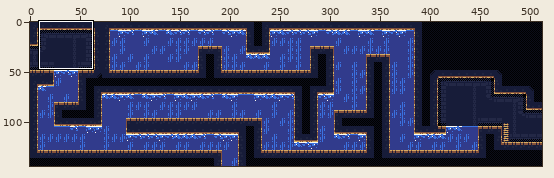
Sprite sheet, stored at client/levels/World2/png/Screen_17.png. The first picture is a wide view before the edit; the outline marks the close-up.
Close-up. As it was:
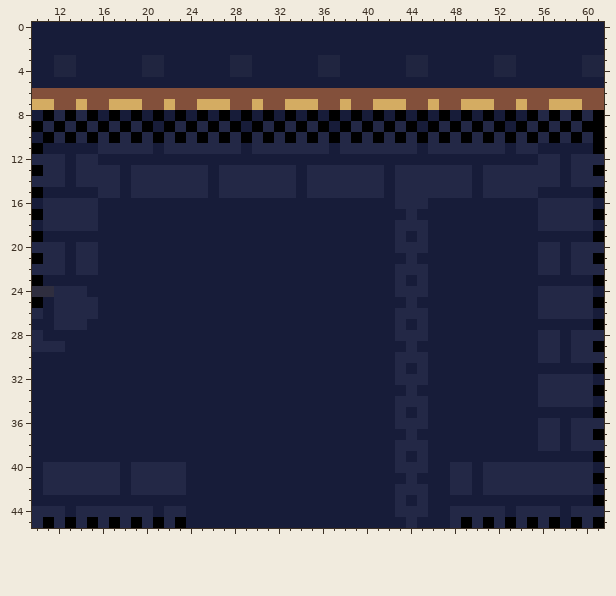
The file is 512x144 pixels. Shown: x 10..61, y 0..45.
After the commit:
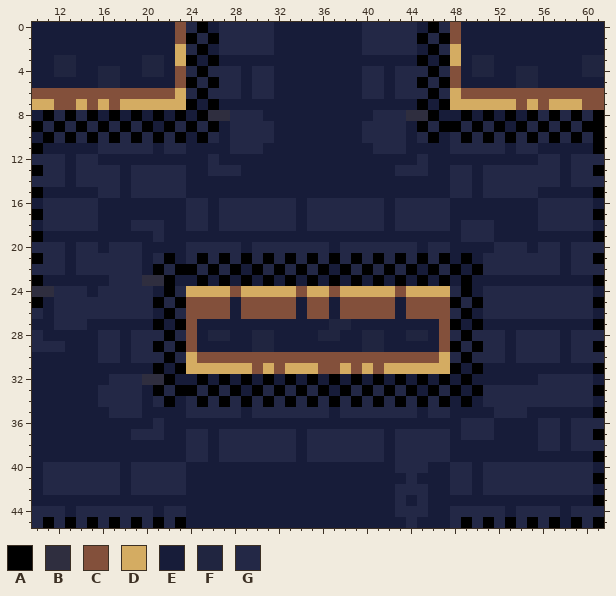
Palette (. is transparent): A #000000  B #2f2e3f  C #83503b  D #d4ac62  E #171c39  F #202540  G #232846
What changed:
Changed rows in their new state; - is an unchanged pixel.
first column x 16:
 0 -------CGA-GGGGG--------GGGGG-AGC-------
 1 -------CAGAGGGGG--------GGGGGAGAC-------
 2 -------DGA-GGGGG--------GGGGG-AGD-------
 3 -------DA-A-EE------EE------EA-AD-FFEE--
 4 FF-----CGAGGGEGG----EE--GG-GGGAGC-FFEEFF
 5 FF-----CAGAGG-GG--------GG-GGAGAC-----FF
 6 -------DGAGGGEGGEEEEEEEEGGEGGGAGD-------
 7 DC--DD-DAEAEEEEEEEEEEEEEEEEEEAEAD---DDCD
 8 ----------BBGGGE-E-E-E-E-GGGBBAE--------
 9 -----------EGGG-EEEEE-EEG-G-EAGA--------
10 --------E--E-G-GEEEEEEEE-G-GEGAE--------
11 --------EEEE-G-EEEEEE-EEE---E-EE--------
12 ----------G------------------G----------
13 --------EEG--EEEEE-EEEEEEE----EE--------
14 --------EE-EEEEEEE-EEEEEEE-EEEEE--------
15 --------EE-EEEEEEE-EEEEEEE-EEEEE--------
16 --------GG-GGGGGGG-GGGGGGG----GG--------
17 --------GG-GGGGGGG-GGGGGGG-G-GGG--------
18 ---GGG--GG-GGGGGGG-GGGGGGG----GG-GGG----
19 -----G---------------------E-E---GGG----
20 -GGG----GGGGG-GGGGGGG-GGGGG--EGG----GGG-
21 GGGG-GA-GAGAGAGAGAGAGAGAGAGA-AGA-A-GGGGG
22 GGGG-AGAAGAGA-AGAGAGA-AGAGA-AEAGA-AGGGGG
23 -GGGBBA--A-A-A-A-A-A-A-A-A-A-A-A-A------
24 GGGGG-AGDDDDCDDDDDCDDCDDDDDCDDDDGA-GGGGG
25 GGGGGAGACCCC-CCCCC-CC-CCCCC-CCCCAGAGGGGG
26 GGGGG-AGCCCC-CCCCC-CC-CCCCCECCCCGA-GGGGG
27 -----A-AC------------FF----E-E-CA-A-----
28 GG-GGGAGC-FF--FF----FF--FF-EFF-CGAGGG-GG
29 GG-GGAGAC-----FF--------FF--E--CAGAGG-GG
30 GG-GGGAGDCCCCCCCCCCCCCCCCCCCCCCDGAGGG-GG
31 -----A-ADDDDDDCDCDDDCCDCDCDDDDDDA-A-----
32 -GGGBBA--A-A-A-A-A-A-A-A-A-AEA-A-A------
33 GGGG-AGAAGAGA-AGAGAGA-AGAGAGA-AGA-AGGGGG
34 GGGG-GA-GAGAGAGAGAGAGAGAGAGA-AGA-A-GGGGG
35 -GGG----GGGGG-GGGGGGG-GGGGG-GEGG----GGG-
36 -----G---------------------EEE---GGG----
37 ---GGG--GG-GGGGGGG-GGGGGGG-G-GGG-GGG----
38 --------GG-GGGGGGG-GGGGGGG----GG--------
39 --------GG-GGGGGGG-GGGGGGG--G-GG--------
Where, in picture pixels (left, top, right, bottom), the same in both close-ups:
changed: (98, 22, 538, 462)
